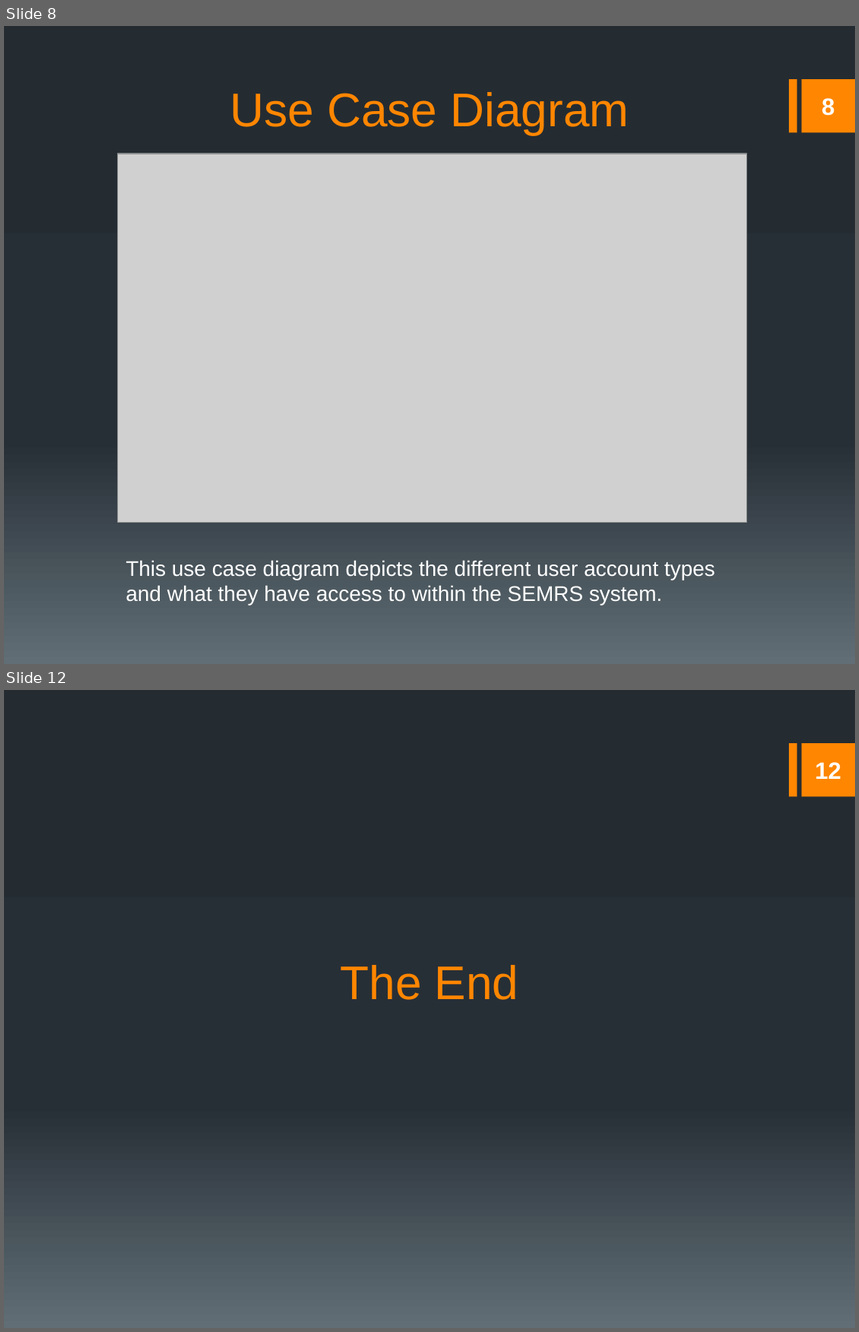
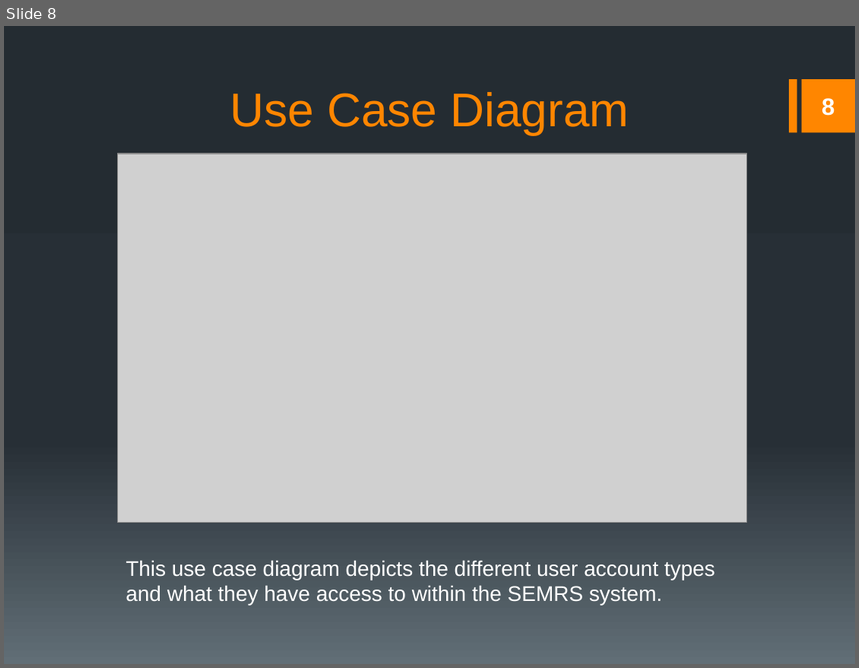
Before and after one commit to rmkane/semrs, a slide deck: Documentation/Final_Presentation.pptx. Shown one above the other, each under a label of ours: slides 8 and 12 before the commit, slide 8 after it; the slides between them are not shown. The pictures are 859x1332 and 859x668 pixels, drawn with LibreOffice and Linux fonts; fonts in the diff are those of the drawing; grey boxes stand for pictures. Boxes give left, top, right and bottom in pixels: in the first picture for what was removed or moved away, otherwise in the second. Text is boxed around its words. In the diff, an @@ line names an element or a change of style, - is before the commit and + after.

```diff
--- a/Documentation/Final_Presentation.pptx
+++ b/Documentation/Final_Presentation.pptx
@@ slide 12 removed at bbox=[4, 690, 855, 1328], background gradient #242C33 to #273037 to #636D76; not listed: 2 template elements that a slide beside it also shows @@
@@ page number removed at bbox=[815, 762, 842, 779] @@
-12
@@ title removed at bbox=[340, 965, 519, 1000] @@
-The End
```
Also in this commit, not shown: 3 slides changed, 2 other slides removed, 2 other files.
